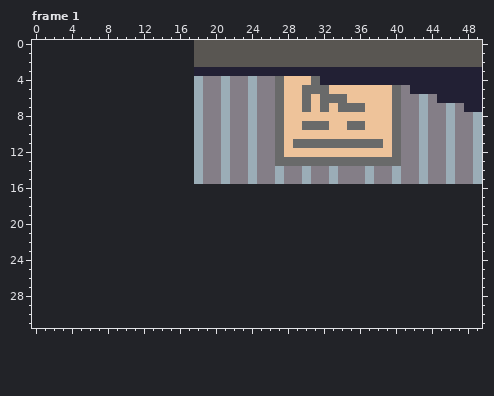
Pixel-art file, stored at assets/ammobox.aseprite. This is how it looked before the edit.
32x16 pixels, 1 frame. Shown: frame 1. The old version is drawn lined up with the new one, on the new canvas. The commit also changed other frames, which this record leaves out.
The result:
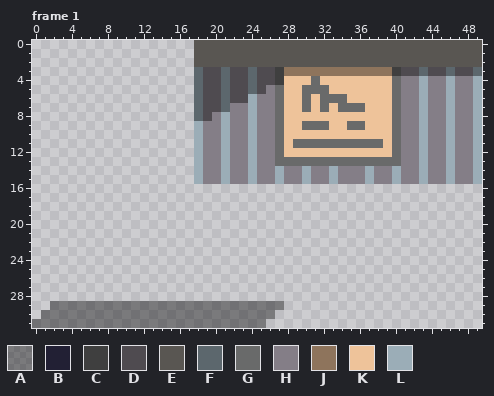
Palette (. is transparent): A #00000067  B #222034  C #3f3f3f  D #4f4b50  E #595652  F #5c676d  G #696a6a  H #847e87  J #8e745c  K #eec39a  L #9badb7
The edit:
canvas 32x16 -> 50x32, the old top-left corner now at 18,0
Frame 1:
y 3: x 18..49 BBBBBBBBBBBBBBBBBBBBBBBBBBBBBBBB -> FDDFDDFDDCJJJJJJJJJJJJCDDFDDFDDF
y 4: x 18..27 LHHLHHLHHG -> FDDFDDFDDC; x 32..49 BBBBBBBBBBBBBBBBBB -> KKKKKKKKGHHLHHLHHL
y 5: x 18..25 LHHLHHLH -> FDDFDDFD; x 42..49 BBBBBBBB -> HLHHLHHL
y 6: x 18..23 LHHLHH -> FDDFDD; x 45..49 BBBBB -> HLHHL
y 7: x 18..21 LHHL -> FDDF; x 48..49 BB -> HL
y 8: x 18..19 LH -> FD
y 29: x 2..27 .......................... -> AAAAAAAAAAAAAAAAAAAAAAAAAA
y 30: x 1..26 .......................... -> AAAAAAAAAAAAAAAAAAAAAAAAAA
y 31: x 0..25 .......................... -> AAAAAAAAAAAAAAAAAAAAAAAAAA
